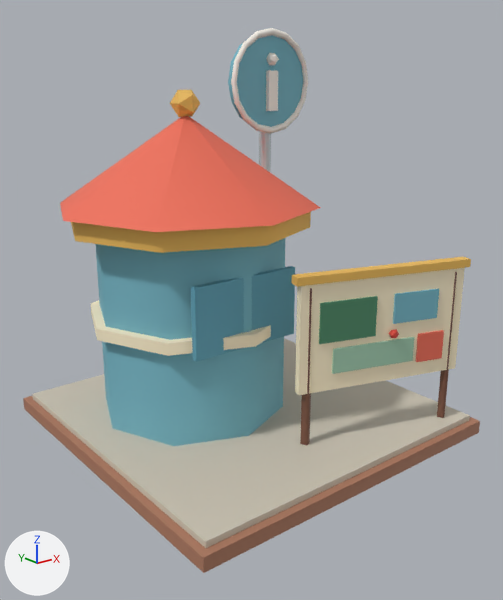
A saved change to the glTF model games/brightway-park/public/art/models/fac_info.glb.
Camera for both pictures: a camera (50 mm lens) standing at (-4.32, -5.54, 3.6) and looking at (-0.05, -0.21, 1.47). Arrows for +X, +Y and +Z are at lower left; the lights stay in place. The picture after the commit comes second. Where no turn or scale is listed for an object, it has been applied to the vertices.

The first picture shows 'fac_info_0', 'fac_info_1', 'fac_info_10', 'fac_info_11', 'fac_info_2', 'fac_info_3', 'fac_info_4', 'fac_info_5', 'fac_info_6', 'fac_info_8', 'fac_info_9' and 2 more.
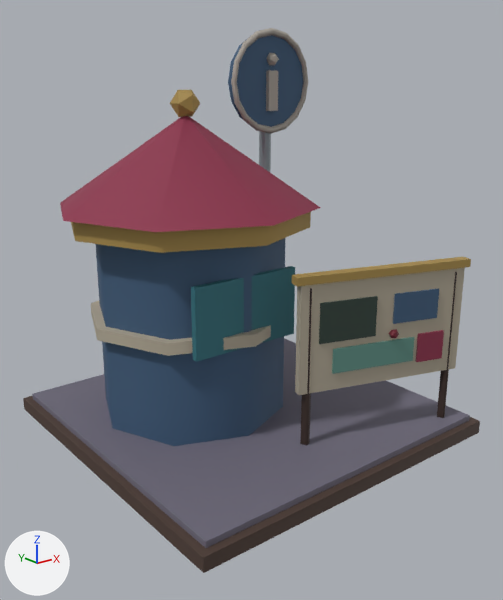
Boxes [x1, y1, x2, y2] around the edits, measured in the pictures (503 x 600 px):
'fac_info_2', recoloured (cyan to dark blue): [96, 35, 439, 446] in both
'fac_info_1', recoloured (pale yellow to grey): [32, 338, 470, 548] in both
'fac_info_6', recoloured (darker): [60, 116, 444, 362] in both
'fac_info_4', recoloured (beige to grey): [91, 268, 465, 395] in both
'fac_info_0', recoloured: [23, 396, 480, 573] in both
'fac_info_5', recoloured: [71, 90, 471, 287] in both
'fac_info_3', recoloured (cyan to dark cyan): [191, 266, 295, 362] in both
'fac_info_10', recoloured (green to dark green): [319, 296, 378, 344] in both
'fac_info_8', recoloured (white to grey): [231, 28, 308, 134] in both
'fac_info_11', recoloured (green to cyan): [332, 337, 414, 374] in both

What changed in the scene script:
```text
Change mat_material_0:
    mat_material_0.base_color: (0.418, 0.191, 0.117) -> (0.0742, 0.0437, 0.0331)  # brown #ad7960 -> brown #4d3b33
Change mat_material_1:
    mat_material_1.base_color: (0.624, 0.571, 0.468) -> (0.156, 0.144, 0.195)  # pale yellow #cfc7b6 -> grey #6e6a7a
Change mat_material_2:
    mat_material_2.base_color: (0.184, 0.479, 0.578) -> (0.0467, 0.102, 0.188)  # cyan #77b8c8 -> dark blue #3d5a78
Change mat_material_3:
    mat_material_3.base_color: (0.114, 0.366, 0.479) -> (0.0284, 0.159, 0.195)  # cyan #5fa3b8 -> dark cyan #2f6f7a
Change mat_material_4:
    mat_material_4.base_color: (1.0, 0.88, 0.624) -> (0.44, 0.392, 0.301)  # beige #fff1cf -> grey #b1a895
Change mat_material_5:
    mat_material_5.base_color: (0.847, 0.503, 0.107) -> (0.381, 0.254, 0.0685)  # orange #edbc5c -> brown #a68a4a
Change mat_material_6:
    mat_material_6.base_color: (0.863, 0.162, 0.0999) -> (0.262, 0.0284, 0.0685)  # red #ef7059 -> red #8c2f4a
Change mat_material_8:
    mat_material_8.base_color: (0.965, 0.93, 0.855) -> (0.397, 0.366, 0.323)  # white #fbf7ee -> grey #a9a39a
Change mat_material_10:
    mat_material_10.base_color: (0.0723, 0.246, 0.133) -> (0.0284, 0.0513, 0.0395)  # green #4c8866 -> dark green #2f4038
Change mat_material_11:
    mat_material_11.base_color: (0.356, 0.597, 0.434) -> (0.114, 0.275, 0.231)  # green #a1cbb0 -> cyan #5f8f84
```
